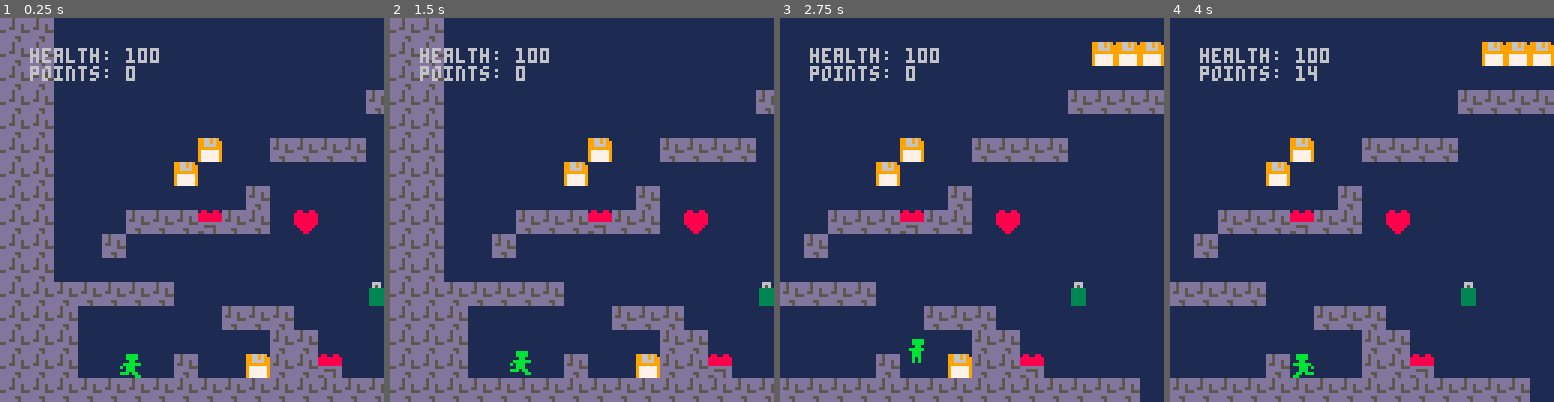
Above: before the commit, frames 1-4 (left to right).
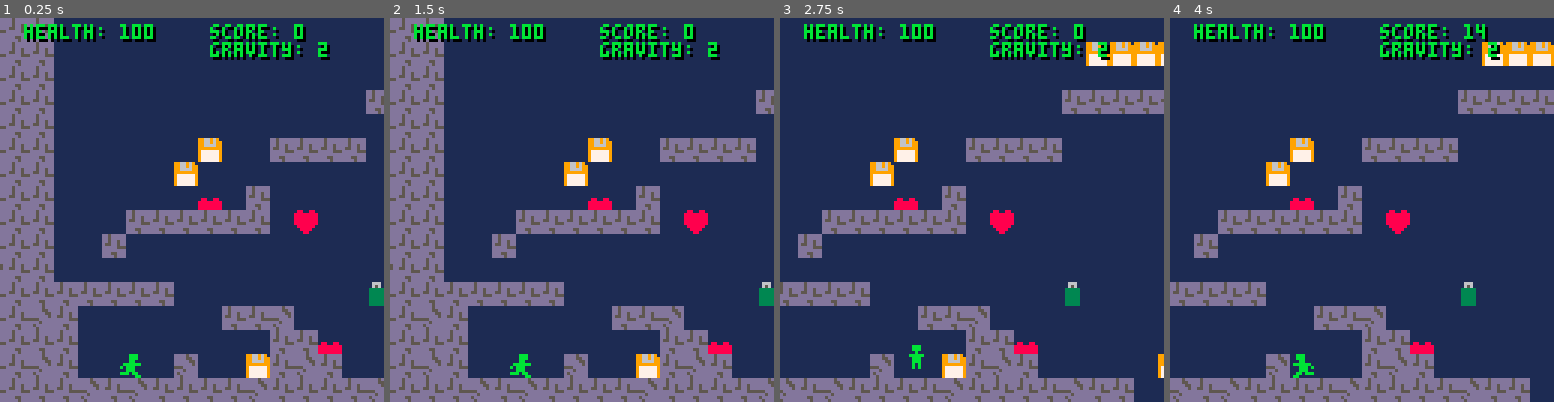
Above: after the commit, the same moments.

Repository: exitguy/exitgame
Game: PICO-8 cartridge exitgame.p8
Same seed, same stepped clock (60 frames per second), same inputs: the game is played once before the commit and once after it.
Inputs:
- Up to frame 1 (0.25 s): no input
- Up to frame 2 (1.5 s): tap X (X key) at 0.33, 1.07 s; tap O (Z key) at 0.7 s
- Up to frame 3 (2.75 s): hold Right 1.6-2.1 s; tap O (Z key) at 1.7, 2.1, 2.5 s; tap X (X key) at 1.85 s; hold Up 2.15-2.42 s; hold Right from 2.47 s (still down)
- Up to frame 4 (4 s): tap O (Z key) at 2.9, 3.3, 3.7 s; tap X (X key) at 2.97 s; release Right at 3.03 s; hold Left 3.08-3.58 s

The runs differ from the first frame. In frame 1, 5.8% of the frame differs, in the area x 0-100%, y 1-100%; in frame 2, 5.9%; in frame 3, 14%; in frame 4, 5.6%.

Commit message:
Added enemies!

Diff:
--- a/exitgame.p8
+++ b/exitgame.p8
@@ -7,18 +7,23 @@
 -- written by ex-it guy
 -- music by quantum exile
 --
--- copyleft 2024
 
 function _init()
  player={
   x=70,    -- x-axis
   y=112,   -- y-axis
+  w=7,
+  h=7,
   f=false, -- flip
-  h=100,   -- health
-  p=0      -- points
+  health=100,   -- health
+  p=0,     -- points
+  sf=1,    -- first sprite
+  sp=1,    -- current sprite
+  sc=3,    -- sprite count
+  st=0     -- sprite timer
  }
- exitguy=1
- stimer=0
+ enemies={}
+ dtimer=0
  gravity=2
  jforce=0
  state="play"
@@ -31,43 +36,123 @@
     _init()
     reload(0x1000, 0x1000, 0x2000)
   end
-  dground(player)
-  move(player)
-  jump(player)
-  pickups(player)
-  if player.h<=0 then
-    state="gameover"
-  end
-  if btnp(🅾️) then
-    music(-1)
+  if state=="gameover" then
+    if player.health<=0 then
+      music(9)
+      player.health=100
+    end
+  elseif state=="play" then
+    move(player)
+    jump(player)
+    pickups(player)
+    if player.health<=0 then
+      die(player)
+      sfx(-1)
+    end
+    if btnp(🅾️) then
+      music(-1)
+    end
+    spawn_enemies()
+    for e in all(enemies) do
+     e.x+=e.way
+     if collide(e) then
+      if e.way==.2 then
+        e.way=-.2
+        e.f=false
+      else
+        e.way=.2
+        e.f=true
+      end
+      e.x+=e.way
+     end
+     grav(e)
+     animate(e)
+     if overlap(e,player) then
+       player.health-=20
+       if player.x<e.x then
+         player.x-=8
+       else
+         player.x+=8
+       end
+       jforce=10
+       sfx(3)
+     end
+    end
   end
 end
 
 function _draw()
  if state=="play" then
   cls(1)
+  spr(player.sp,player.x,player.y,1,1,player.f)
   map()
-  spr(exitguy,player.x,player.y,1,1,player.f)
   camera((player.x - 40),0)
-  print("health: "..player.h,player.x - 30, 10)
-  print("points: "..player.p,player.x - 30, 16)
+  dsprint("health: "..player.health,player.x -32, 2 ,11,0)
+  dsprint("score: "..player.p,player.x +30, 2 ,11,0)
+  dsprint("gravity: "..gravity,player.x +30, 8 ,11,0)
+  for e in all(enemies) do
+   spr(e.sp,e.x,e.y,1,1,e.f)
+  end
  elseif state=="gameover" then
   cls(0)
   camera(0,0)
-  print("game over!",32,32)
-  print("your score: "..player.p,32,40)
-  print("press ❎ to restart",32,64)
+  sspr(104, 24, 8, 8, 16, 8, 96, 96)
+  print("game over!",45,0,15)
+  dsprint("your score", 45,60,15,0)
+  local scorelen=#tostring(player.p)
+  dsprint(player.p,64-(scorelen*2),70,15,0)
+  print("press ❎ to restart",28,108)
+  print("https://youtube.com/@ex-itguy",11,121,15)
+  spr(62,1,120,1,1)
  elseif state=="theend" then
-  cls(2)
+  cls(3)
   camera(0,0)
-  print("you've reached the exit!",32,32)
-  print("your score: "..player.p,32,40)
-  print("press ❎ to play again!",32,64)
+  sspr(8, 0, 8, 8, 16, 16, 96, 96)
+  dsprint("you've reached the exit!",20,32,0,11)
+  dsprint("your score: "..player.p,20,40,0,11)
+  dsprint("press ❎ to play again!",20,64,0,11)
+  dsprint("https://youtube.com/@ex-itguy",11,121,15,0)
+  spr(62,1,120,1,1)
  end
 end
 -->8
-
+function spawn_enemies()
+ local campos=((player.x-40)/8)
+ for x=campos,campos+15 do
+  for y=0,15 do
+   -- robots
+   if mget(x,y)==20 then
+    add(enemies,{
+     x=x*8,
+     y=y*8,
+     w=7,
+     h=7,
+     sp=21,
+     sf=21,
+     sc=2,
+     st=0,
+     way=-.2
+    })
+    mset(x,y,0)
+   end -- robot
+  end
+ end
+end
+
+-- check overlap, shamelessly copied from:
+-- https://mboffin.itch.io/pico8-overlap
+function overlap(a,b)
+ return not (a.x>b.x+b.w
+          or a.y>b.y+b.h
+          or a.x+a.w<b.x
+          or a.y+a.h<b.y)
+end
 -->8
+function die(o)
+  state="gameover"
+  sfx(3)
+end
+
 -- collision detection --
 function collide(o)
 
@@ -113,26 +198,31 @@
  end
 end
 
--- is our player on deadly grounds?
-function dground(o)
- local a = fget(mget((o.x+4)/8,(o.y+8)/8),1)
- if a then
-   o.h-=2
-   sfx(3)
- end
-end
-
-function animate()
-  if stimer<4 then
-   stimer+=1
+function animate(o)
+  if o.st<4 then
+   o.st+=1
   else
-   if exitguy<3 then
-    exitguy+=1
+   if o.sp<(o.sf+o.sc-1) then
+    o.sp+=1
    else
-    exitguy=1
+    o.sp=o.sf
    end
-   stimer=0
+   o.st=0
   end
+end
+
+-- gravity
+function grav(o)
+ if onground(o) then
+   gravity=2
+ elseif nearground(o) then
+   gravity=1
+ else
+   gravity=2
+ end
+ if not onground(o) then
+   o.y+=gravity
+ end
 end
 
 function move(o) --move an object
@@ -143,12 +233,12 @@
    if o.x >=0 then
      o.x-=2
    end
-   animate()
+   animate(o)
    o.f=true
  end
  if (btn(➡️)) then
    o.x+=2
-   animate()
+   animate(o)
    o.f=false
  end
 
@@ -165,7 +255,7 @@
   --jumping--
  if btnp(❎) or btnp(⬆️) then
   if onground(o) then
-   jforce=22
+   jforce=21
    --sfx(0)
   end
  end
@@ -177,19 +267,15 @@
  o.y-=jforce
 
  --gravity--
- if nearground(o) then
-   gravity=1
- else
-   gravity=2
- end
- if not onground(o) then
-   o.y+=gravity
- end
-
+ grav(o)
 
  -- if it collides, move back
  if collide(o,"top") then
    o.y=ly
+ end
+
+ if o.y>=128 then
+   o.health=0
  end
 end
 
@@ -211,26 +297,40 @@
    mset(tilex,tiley,0)
  end
  -- heart
- if tile == 11 and o.h <=99 then
-   if o.h<=90 then
-     o.h+=10
-   elseif o.h<=99 then
-     o.h=100
+ if tile == 11 and o.health <=99 then
+   if o.health<=90 then
+     o.health+=10
+   elseif o.health<=99 then
+     o.health=100
    end
    sfx(2)
    mset(tilex,tiley,0)
  end
  -- printer
  if tile == 12 then
-   o.h-=15
+   o.health-=15
    jforce=15
    sfx(3)
  end
-
+ -- lego
+ if tile == 13 then
+   o.health-=10
+   jforce=15
+   sfx(3)
+ end
  if tile == 63 then
    state="theend"
  end
 end
+-->8
+-- print with drop-shadow
+-- first 4 arguments are the
+-- same as print(), the 5th
+-- is the drop-shadow colour
+function dsprint(t,x,y,c,s)
+  print (t,x+1,y+1,s)
+  print (t,x,y,c)
+end
 
 
 
@@ -395,63 +495,99 @@
 
 
 __gff__
-0000000000000000000400000000000003000000000000000000000000000000010001000000000000000000000000000000000000000000000000000000000000000000000000000000000000000000000000000000000000000000000000000000000000000000000000000000000000000000000000000000000000000000
+0000000000000000000400000000000000000000000000000000000000000000010001000000000000000000000000000101010101000000000000000000000000000000000000000000000000000000000000000000000000000000000000000000000000000000000000000000000000000000000000000000000000000000
 0000000000000000000000000000000000000000000000000000000000000000000000000000000000000000000000000000000000000000000000000000000000000000000000000000000000000000000000000000000000000000000000000000000000000000000000000000000000000000000000000000000000000000
 __map__
-2020202020200000000000000000000000000000000000000000000000000000000000000000000000000000000000000000000000000000000000000000000000000000000000000000000000000000000000000000000000000000000000000000000000000000000000000000000000000000000020202020202020212120
-2020202020200000000000000000000000000000090909090000000000000000000000000000000000000000000000000000000000000000000000000000000000000000000000000000000000000000000000000000000000000000000000000000000000000000000000000000000000000000000000000000000000000020
+2020202020200000000000000000000000000000000000000000000000000000000000000000000000000000000000000000000000000000000000000000000000000000000000000000000000000000000000000000000000000000000000000000000000000000000000000000000000000000000000000000000000000000
+2020202020200000000000000000000000000000090909090000000000000000000000000000000000000000000000000000000000000000000000000000000000000000000000000000000000000000000000000000000000000000000000000000000000000000000000000000140000000000000000000000202020202120
 2020202020200000000000000000000000000000000000000000000000000000000000000000000000000000000000000000000000000000000000000000000000000000000000000000000000000000000000000000002222222222220000000022222222220000000022222222220000000022222222220000000000000a20
 2020202020200000000000000000000000000020202020202000000000000000000000000000000000000000000000000000000000000000000000000000000000000000000000000000000000000000000000000000000000000000000000000000000000000000000000000000000000000000000000000000000000000920
-2020202020200000000000000000000000000000000000000000000000000000000000000000000000000000000000000000000000000000000000000000000000000000000000000000000000000000000000222222220000000000000000000000000000000000000000000000000000000000000000000000000000000a20
-20202020202000000000000009000020202020000000000000000000000000000000000000090000000c0900000000000000000000000000000000000000000000000000000000000000000000000000000000000000000000000000000000000000000000000000000000000000000000000000000000000000000000000920
+202020202020000000000000000000000000000000000000000000000000000000000000000000000000000000000000000000000000000000000000000000000000000a0a0000000000000000000000000000222222220000000000000000000000000000000000000000000000000000000000000000000000000000000a20
+20202020202000000000000009000020202020000000000000000000000000000000000000090000000c0900000000000000000000000000000000000000000000002020200000000000000000000000000000000000000000000000000000000000000000000000000000000000000000000000000000000000000000000920
 2020202020200000000000090000000000000000000000000000000000000020200000000020202020202000000000000000000000000000000000000000000000000000000000000000000000000022220000000000000000000000000000000000000000000000000000000000000000000000000000000000000000000a20
-20202020202000000000000000002000000000000000000000000000000c0000000000000000000000000000000000000000000000000000000000000000000000000000000000000000000000000000000000000000000000000000000000000000000000000000000000000000000000000000000000000000000000000920
-202020202020000000202020102020000b000000000000002020202020202000000000000000000000000000000000000000000000000000000000000000000000000000000000000000000000000000000022222222220000000000000000000000000000000000000000000000000000000000000000000000000000000a20
-20202020202000002000000000000000000000000000000000000000000000000000000000000000000000000000000000000000000000000000000000000000000000000000000000000000000000000000000000000000000000000000000000000000000000000000000000000000000000000000000000000000000a0920
-2020202020200000000000000000000000000000000000000000000000000000000000000000000000000000000000000000000000000000000000000000000000000000000000000000000000000000202020000000000000000000000000000000000000000000000000000000000000000000000000000000000000090a20
-202020202120202020202000000000000000000a000000000000000000000000000000000000000000000000000000000000000000000000000000000000000000000000000000000000000000002020202020000000000000000000000000000000000000000000000000000000000000000000000000000000222222222220
-0000212020202100000000000020202000000000000000000000000000000000000000000000000000000000000000000000000000000000000000000000000000000000000000000000002020202020202020000000000000000000000000000000000000000000000000000000000000000000000000000000000000000020
-0a002121212121000000000000000020200000000000000000000000000000000000000000000000000000000000000000000000000000000000000000000000000000000000000000202020202020202000000000000000000000000000000000000000000000000000000000000000000000000000000000000000003e0020
-0a002020202020000000002000000920201000000000000900000000000000000000000000000000202020000000202000000000000000000000000000000000000000000000202020202020202020202000000000000000000000000000000000000000000000000000000000000000000000000000000000000000003f0a20
-2020202020202020202020202020202020202020202000002020202020202020202020202020202020202020202020202020202020202020202020202000002020202020202020202020202020202020202020202020202020202020202020202020202020202020202020202020202020202020202020202020202020202020
-0000000000000000000000000000000000000000001000001000000000000000000000000000000000000000000000000000000000000000000000001000001000000000000000000000000000000000000000000000000000000000000000000000000000000000000000000000000000000000000000000000000000000000
-0000000000000000000000000000000000000000001000001000000000000000000000000000000000000000000000000000000000000000000000001000001000000000000000000000000000000000000000000000000000000000000000000000000000000000000000000000000000000000000000000000000000000000
-0000000000000000000000000000000000000000001000001000000000000000000000000000000000000000000000000000000000000000000000001000001000000000000000000000000000000000000000000000000000000000000000000000000000000000000000000000000000000000000000000000000000000000
-0000000000000000000000000000000000000000001000001000000000000000000000000000000000000000000000000000000000000000000000001000001000000000000000000000000000000000000000000000000000000000000000000000000000000000000000000000000000000000000000000000000000000000
-0000000000000000000000000000000000000000001010101000000000000000000000000000000000000000000000000000000000000000000000001010101000000000000000000000000000000000000000000000000000000000000000000000000000000000000000000000000000000000000000000000000000000000
-…(36 lines of a section not shown)…
+2020202020200000000000000d002000000000000000000000000000000c0000000000000000000000000000000000000000000000000000000000000022222200000000000000000000000000000000000000000000000000000000000000000000000000000000000000000000000000000000000000000000000000000920
+202020202020000000202020202020000b000000000000002020202020202000000000000000000000000000000000000000000000000000000000000000000000000000000000000000000000000000000022222222220000000000000000000000000000000000000000000000000000000000000000000000000000000a20
+202020202020000020000000000000000000000000000000000000000000000000000000000000000000000000000000000000000000000c0000000000000000000020200000000000000000000000000000000000000000000000000000000000000000000000000000000000000000000000000000000000000000000a0920
+2020203020200000000000000000000000000000000000000000000000140009000900000000000000000000000000000000000000093132330000000000000000000000000000000000000000000000202020000000000000000000000000000000000000000000000000000000000000000000000000000000000000090a20
+202020202120202020202000000000000000000a00000000000000000022222222222222000000000000000000000000000000222222222222220b000000002222000000000000000000000000002020202020000000000000000000000000000000000000000000000000000000000000000000000000000000222222222220
+000021202030210000000000002020300000000000000000000000000000000000000000000000000000000000000000000000000000000000000000000000000000000000000000000c002020202020202020000000000000000000000000000000000000000000000000000000000000000000000000000000000000000b20
+0a002121212121000000000000000020200d00000000000000000000000000000000000000000000000c000000000000000000000000000000000020000000000020200000000000002020202020202020000000000000000000000000000000000000000000000000000000000000000000000000000000000000002f000020
+0a0020202030200000000030000009203020000000000009000000000000000000000000000000003132330000000000140020300000000000000000000000000000000000002020202020202020202020000000000000140000000000000000000000000000000000000000000000000000000000000000000000003f000a20
+2020202020202030203020202020302020202030202000002020202020202020202020202020202020202020202020202020202030202030202030202000000020202020202020202020202020202020202020202020202020202020202020202020202020202020202020202020202020202020202020202020202020202020
+…(77 lines of a section not shown)…
Not shown, changed: 30 lines of the sprite sheet (__gfx__) section of exitgame.p8
Not shown, changed: the music (__music__) section of exitgame.p8
Not shown, changed: the sound effects (__sfx__) section of exitgame.p8
